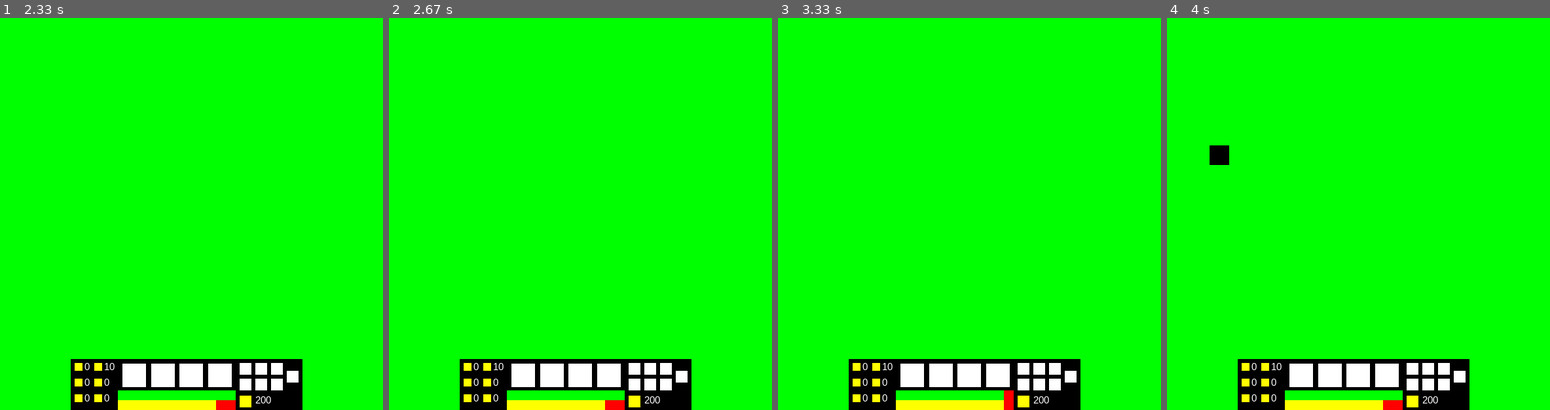
Above: before the commit, frames 1-4 (left to right).
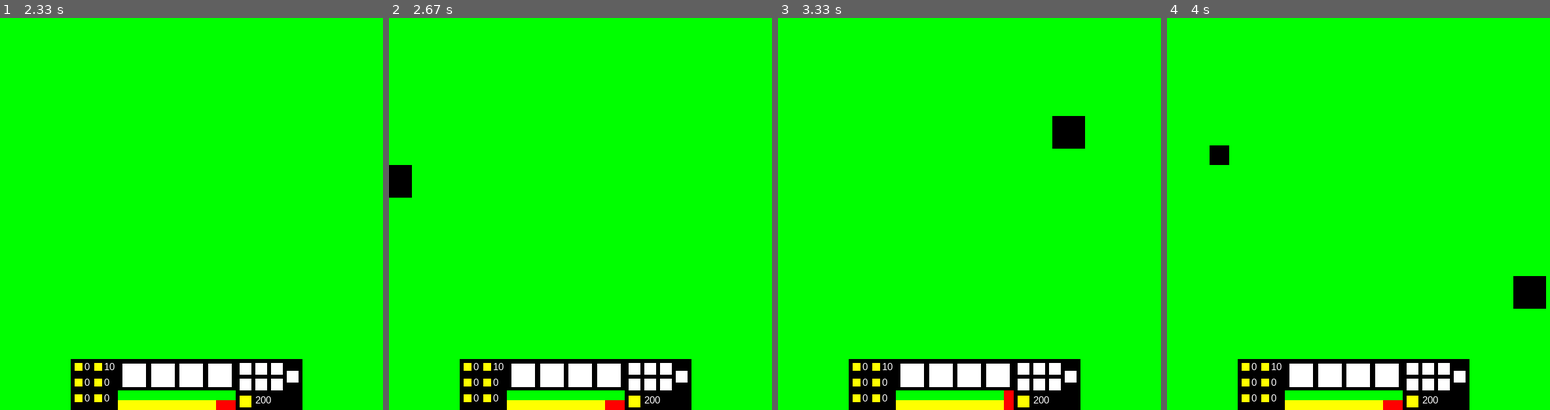
Above: after the commit, the same moments.

Repository: ibasow1015/Meme-Online-Battle-Arena
Game: pygame game, started from Main/Main.py
The game is run twice, just before and just after one commit, with the same random seed, the same clock (stepped at 60 frames per second) and the same inputs.
Inputs (mouse positions are in pixels of both pictures, inside the frame that each line leads up to):
- Up to frame 1 (2.33 s): hold D 0.33-0.8 s; hold D 0.83-1.13 s; tap 2 at 0.98, 1.98 s; click (199, 237) at 1.22 s; right-click (233, 300) at 1.55 s; hold D 1.83-2.3 s
- Up to frame 2 (2.67 s): hold A from 2.33 s (still down)
- Up to frame 3 (3.33 s): release A at 2.87 s; hold S 2.9-3.2 s; tap 1 at 3.05 s; hold A from 3.23 s (still down)
- Up to frame 4 (4 s): tap 2 at 3.38 s; release A at 3.63 s; hold W from 3.67 s (still down)

Frame 1 is identical in both runs. In frame 2, 0.5% of the frame differs, in the area x 0-6%, y 37-46%; in frame 3, 0.7%, in the area x 71-81%, y 25-34%; in frame 4, 0.7%.

Commit message:
fixed the thing with the move

Diff:
--- a/Main/Characters.py
+++ b/Main/Characters.py
@@ -5,7 +5,7 @@
 class Player(pygame.sprite.Sprite):
     def __init__(self, x, y, name):
         pygame.sprite.Sprite.__init__(self)
-        self.dest = (x, y)
+        self.dest = [x, y]
         self.gold = 200
 
     def move(self, epsilon=6):
@@ -38,7 +38,7 @@
             self.rect.center = (x + i, y + j)
 
     def update(self):
-        self.move()
+        self.move(15)
 
     def setX(self, x):
         self.rect.x += x
@@ -46,8 +46,12 @@
     def setY(self, y):
         self.rect.y += y
 
-    def setDestination(self, x, y):
-        self.dest = (x, y)
+    def changeDestination(self, dx, dy):
+        self.dest[0] += dx
+        self.dest[1] += dy
+
+    def getDestination(self):
+        return self.dest
 
 class Test(Player):
     def __init__(self, x, y, name):
--- a/Main/Main.py
+++ b/Main/Main.py
@@ -21,7 +21,7 @@
 
 def mouseDown(event, data):
     if (event.button == 3):
-        data.player.dest = event.pos
+        data.player.dest = list(event.pos)
 
 
 def mouseUp(event, data):
@@ -29,31 +29,31 @@
 
 
 def keyDown(event, data):
-    print(event.key)
+    # print(event.key)
 
     # print(data.scrollX)
-    if (event.key == 119 and data.scrollX > -200):
+    if (event.key == 119 and data.scrollY > -200):
         drawMap.move(data, 0, -1)
         data.player.setY(data.mapStep)
-        data.player.setDestination(*data.player.getCenter())
+        data.player.changeDestination(0, data.mapStep)
         for minion in data.minions.sprites():
             minion.setY(data.mapStep)
     elif (event.key == 115 and data.scrollY < 7200):
         drawMap.move(data, 0, 1)
         data.player.setY(-data.mapStep)
-        data.player.setDestination(*data.player.getCenter())
+        data.player.changeDestination(0, -data.mapStep)
         for minion in data.minions.sprites():
             minion.setY(-data.mapStep)
     elif (event.key == 97 and data.scrollX > -200):
         drawMap.move(data, -1, 0)
         data.player.setX(data.mapStep)
-        data.player.setDestination(*data.player.getCenter())
+        data.player.changeDestination(data.mapStep, 0)
         for minion in data.minions.sprites():
             minion.setX(data.mapStep)
     elif (event.key == 100 and data.scrollX < 7200):
         drawMap.move(data, 1, 0)
         data.player.setX(-data.mapStep)
-        data.player.setDestination(*data.player.getCenter())
+        data.player.changeDestination(-data.mapStep, 0)
         for minion in data.minions.sprites():
             minion.setX(-data.mapStep)
 
